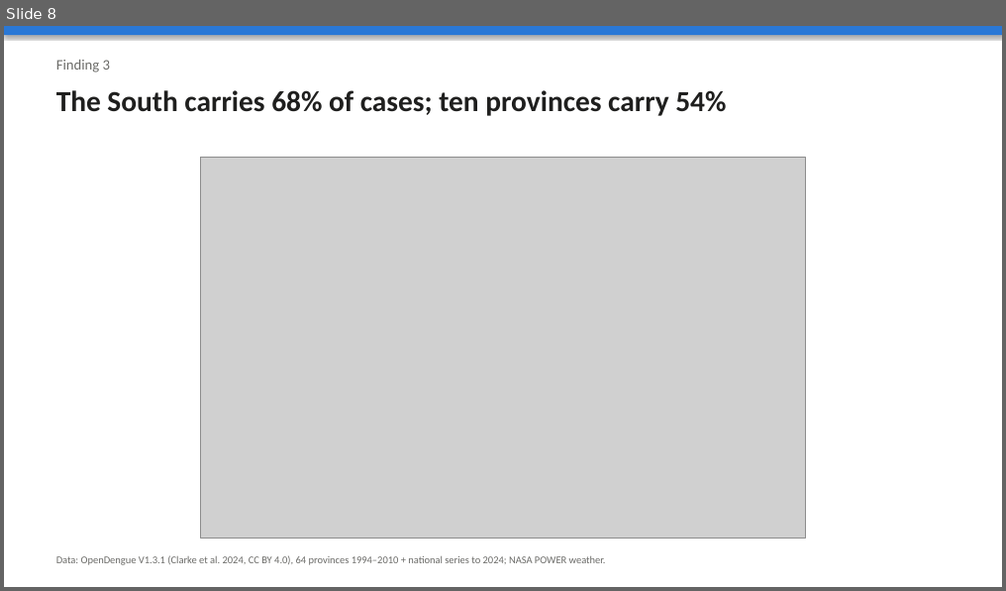
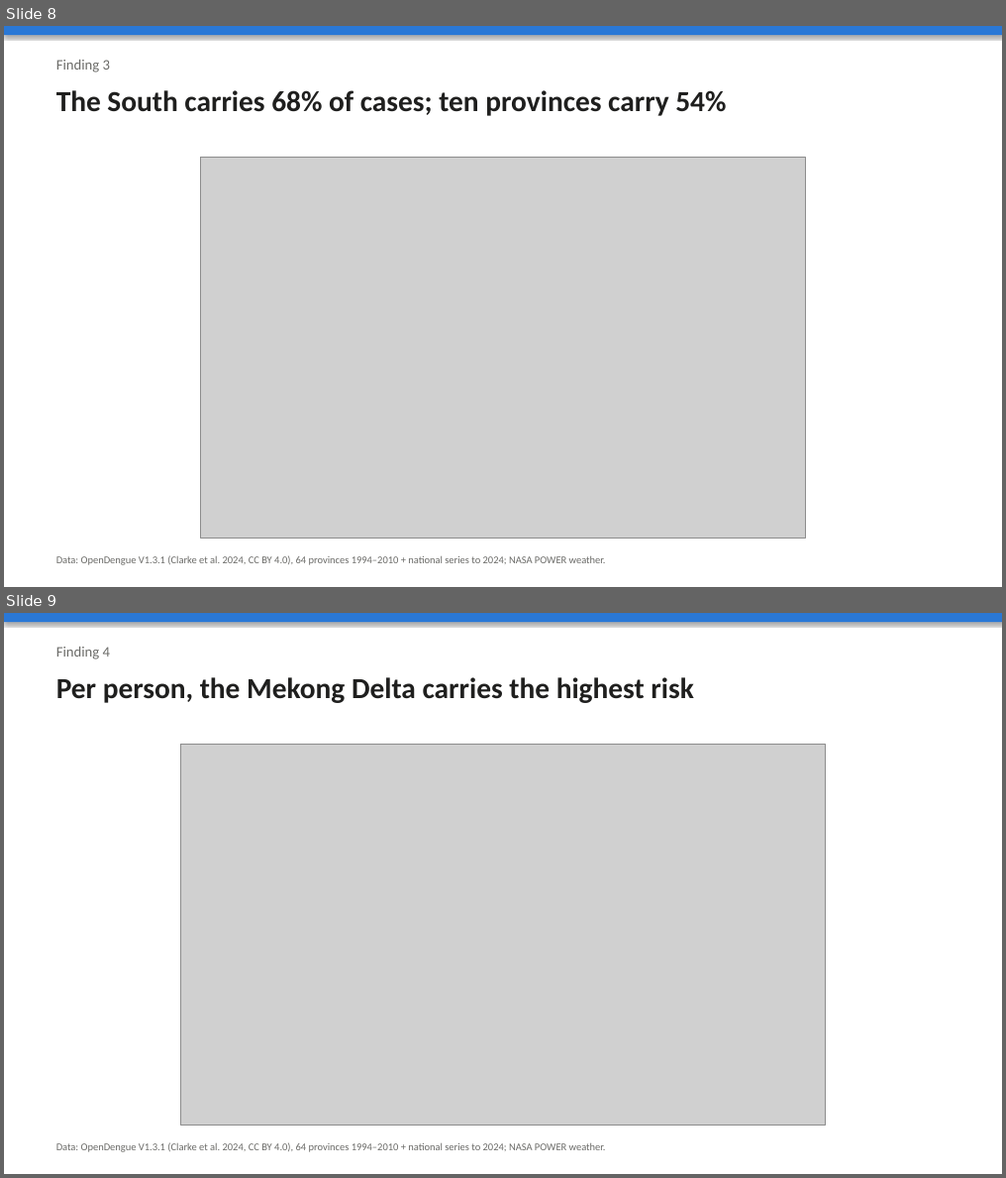
Before and after one commit to Thu-Ha-Vault/dengue-vietnam-case-study, a slide deck: slides/dengue_case_study.pptx. Shown one above the other, each under a label of ours: slide 8 before the commit, slides 8 and 9 after it. The pictures are 1006x591 and 1006x1178 pixels, drawn with LibreOffice and Linux fonts; fonts in the diff are those of the drawing; grey boxes stand for pictures. Boxes give left, top, right and bottom in pixels: in the first picture for what was removed or moved away, otherwise in the second. Text is boxed around its words. In the diff, an @@ line names an element or a change of style, - is before the commit and + after.

```diff
--- a/slides/dengue_case_study.pptx
+++ b/slides/dengue_case_study.pptx
@@ slide 9 added at (4, 613, 1002, 1174), background #FFFFFF @@
@@ rectangle added at (4, 613, 1002, 622), fill #2A78D6 @@
@@ text added at (56, 647, 110, 660), 14 pt, text #6B6B68 @@
+Finding 4
@@ text added at (56, 677, 693, 703), 28 pt, text #1F1F1E, bold @@
+Per person, the Mekong Delta carries the highest risk
@@ picture added at (180, 744, 826, 1126) @@
@@ text added at (56, 1143, 606, 1153), 10 pt, text #6B6B68 @@
+Data: OpenDengue V1.3.1 (Clarke et al. 2024, CC BY 4.0), 64 provinces 1994–2010 + national series to 2024; NASA POWER weather.
```
Also in this commit, not shown: 8 slides changed, 7 other files.
